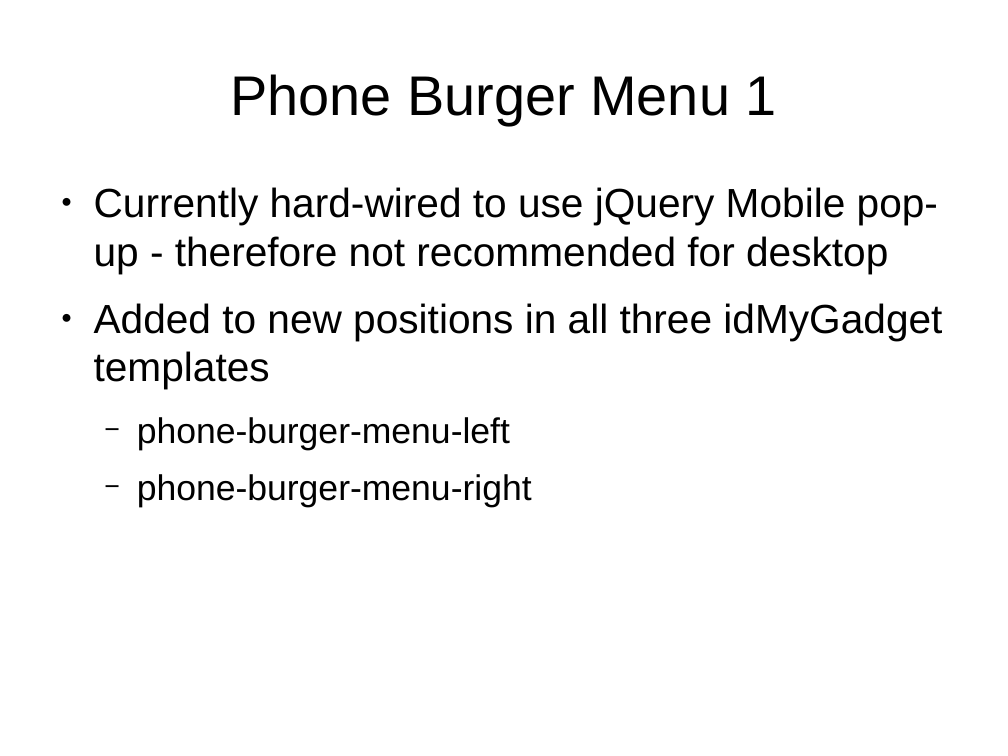
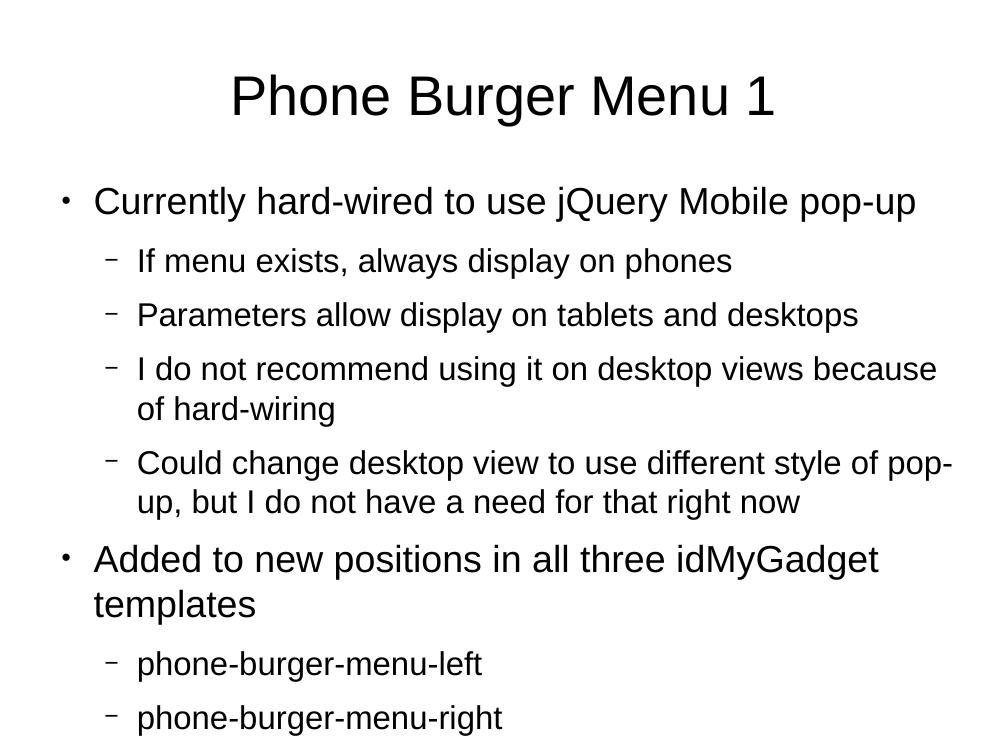
Before and after one commit to tomwhartung/jmws_accoutrements, a slide deck: slide 15 of presentations/2015_09-Joomla/Device_Detection-In_Protostar_and_Beez3.odp (slide 13 before the commit). Drawn at 1008x756 pixels with LibreOffice and Linux fonts; fonts in the diff are those of the drawing. Boxes give left, top, right and bottom in pixels: in the first picture for what was removed or moved away, otherwise in the second. Text is boxed around its words. In the diff, an @@ line names an element or a change of style, - is before the commit and + after.

```diff
--- a/presentations/2015_09-Joomla/Device_Detection-In_Protostar_and_Beez3.odp
+++ b/presentations/2015_09-Joomla/Device_Detection-In_Protostar_and_Beez3.odp
@@ text at [94,186,953,520]: text changed; size 32 to 25.9 pt @@
-● Currently hard-wired to use jQuery Mobile pop-up - therefore not recommended for desktop
+● Currently hard-wired to use jQuery Mobile pop-up
+  − If menu exists, always display on phones
+  − Parameters allow display on tablets and desktops
+  − I do not recommend using it on desktop views because of hard-wiring
+  − Could change desktop view to use different style of pop-up, but I do not have a need for that right now
@@ text at [94,544,879,736]: size 32 to 29.6 pt in "Added to new positions in all three ..."; size 28 to 25.9 pt in "phone-burger-menu-left", "phone-burger-menu-right" @@
```
Also in this commit, not shown: 2 other slides changed, 4 slides added.
